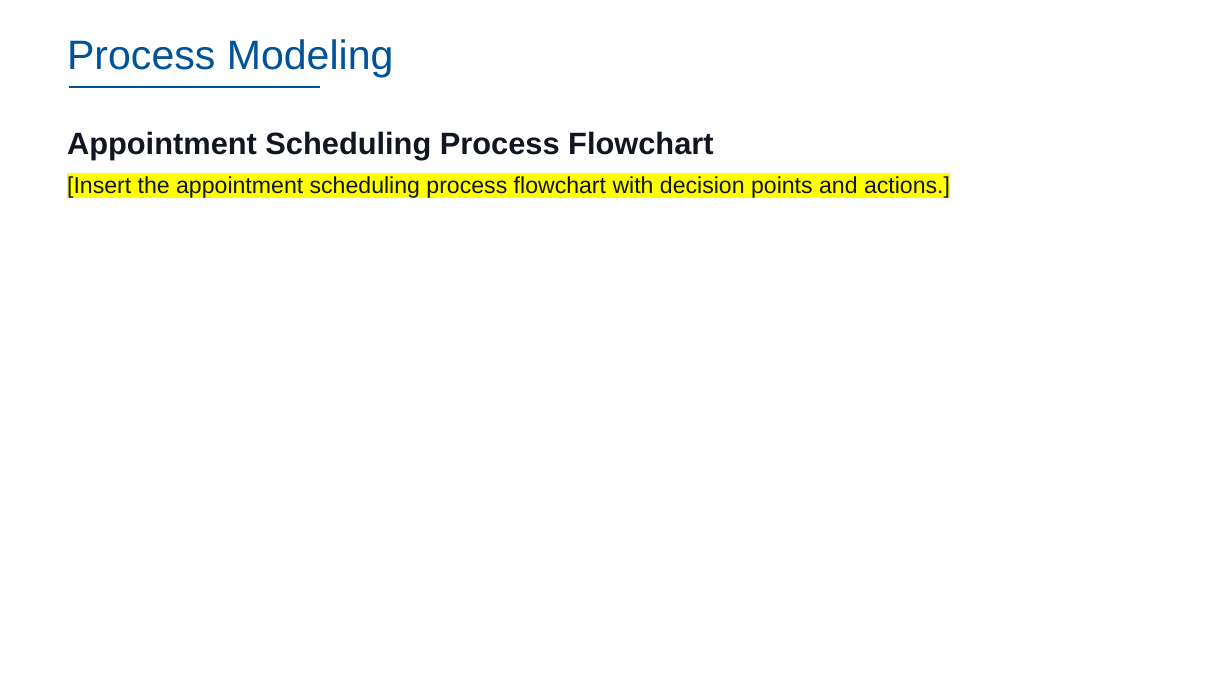
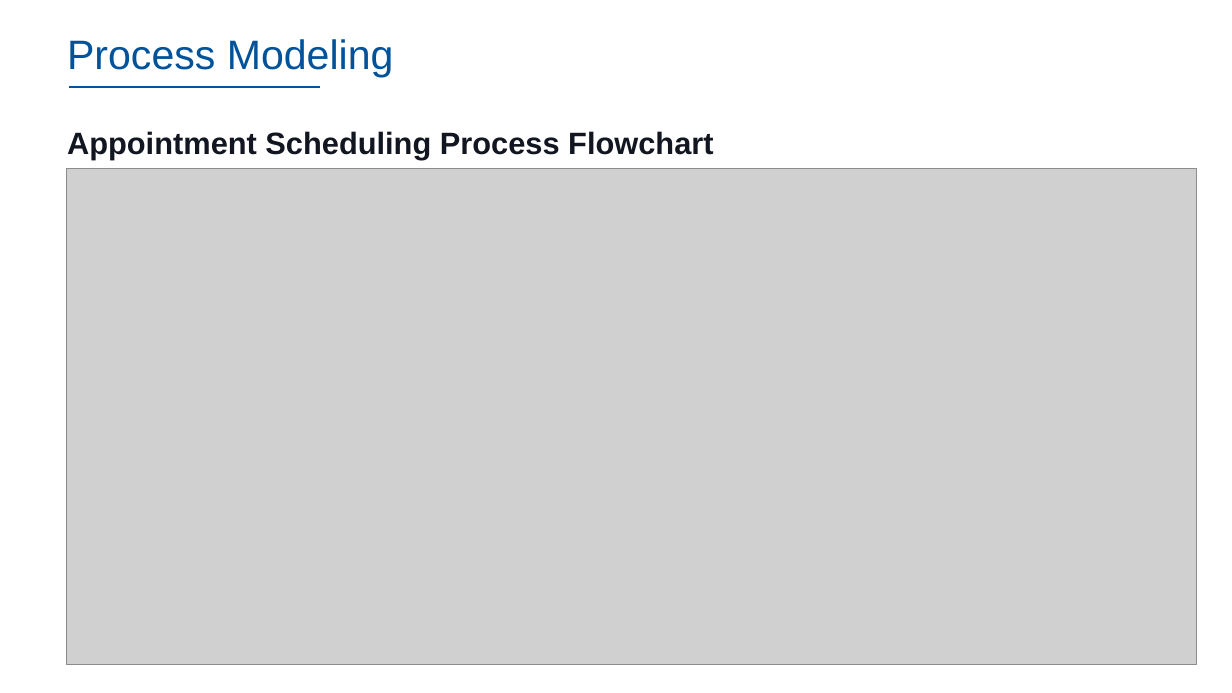
Before and after one commit to dennislamcv1/IBMSA, a slide deck: slide 17 of Systems Analyst Capstone Project/Final SubmissionDL.pptx (slide 19 before the commit). Drawn at 1232x693 pixels with LibreOffice and Linux fonts; fonts in the diff are those of the drawing; grey boxes stand for pictures; background and template pictures are left out. Boxes give left, top, right and bottom in pixels: in the first picture for what was removed or moved away, otherwise in the second. Text is boxed around its words. In the diff, an @@ line names an element or a change of style, - is before the commit and + after.

```diff
--- a/Systems Analyst Capstone Project/Final SubmissionDL.pptx
+++ b/Systems Analyst Capstone Project/Final SubmissionDL.pptx
@@ text at (67,176,950,199): paragraph removed @@
-[Insert the appointment scheduling process flowchart with decision points and actions.]
@@ picture added at (67,169,1196,665) @@
```
Also in this commit, not shown: 7 other slides changed, 2 slides added, 2 slides removed, 16 other files.
